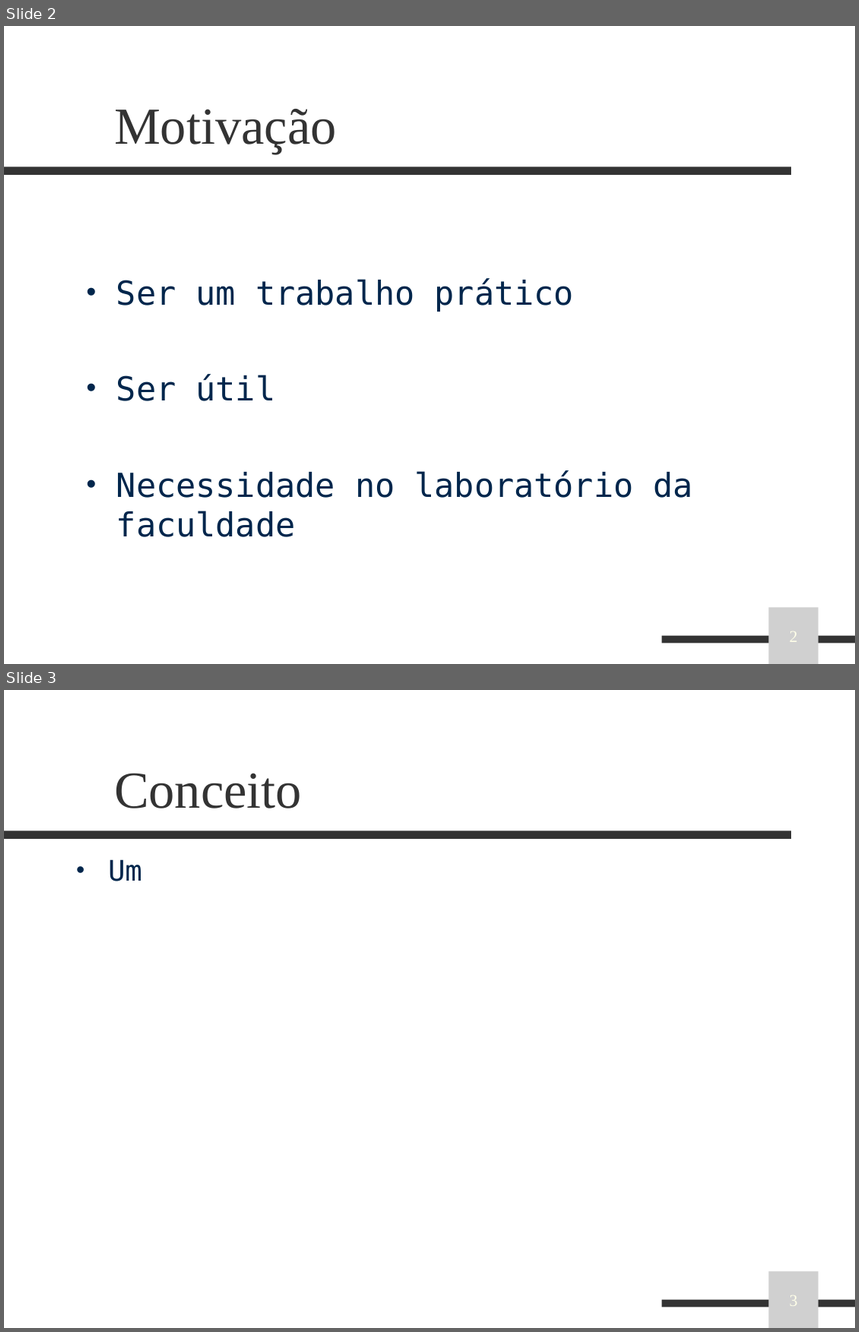
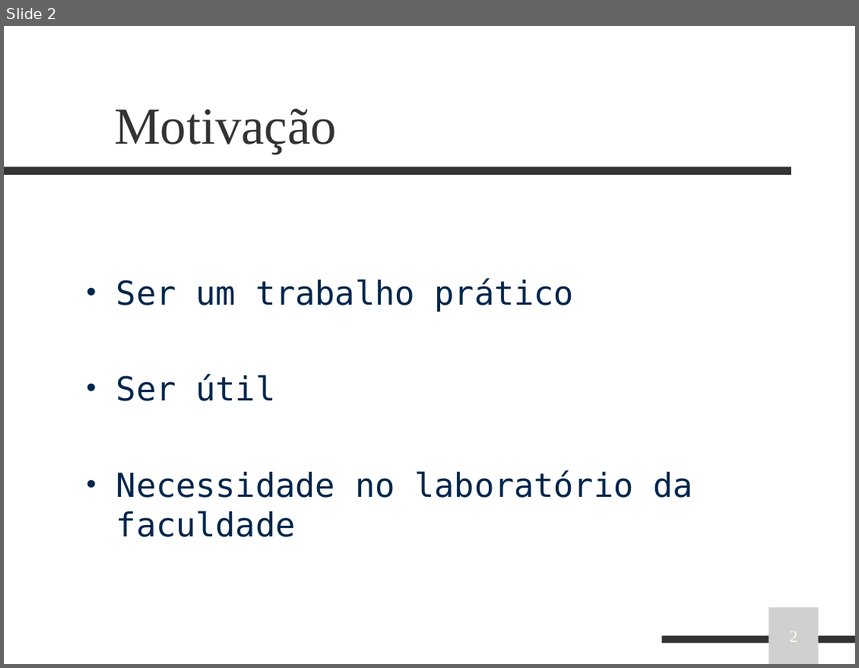
Before and after one commit to rennancockles/RealTimeMonitor, a slide deck: docs/apresentacao.ppt. Shown one above the other, each under a label of ours: slides 2 and 3 before the commit, slide 2 after it. The pictures are 859x1332 and 859x668 pixels, drawn with LibreOffice and Linux fonts; fonts in the diff are those of the drawing; grey boxes stand for pictures; background and template pictures are left out. Boxes give left, top, right and bottom in pixels: in the first picture for what was removed or moved away, otherwise in the second. Text is boxed around its words. In the diff, an @@ line names an element or a change of style, - is before the commit and + after.

```diff
--- a/docs/apresentacao.ppt
+++ b/docs/apresentacao.ppt
@@ slide 3 removed at <box>4,690,855,1328</box>, background picture (left out); not listed: 2 template elements that a slide beside it also shows @@
@@ title removed at <box>114,773,302,809</box> @@
-Conceito
@@ text removed at <box>108,859,142,882</box> @@
-• Um
@@ picture removed at <box>769,1271,819,1328</box> @@
-3
```
Also in this commit, not shown: 20 slides added, 15 other slides removed, 1 other file.
